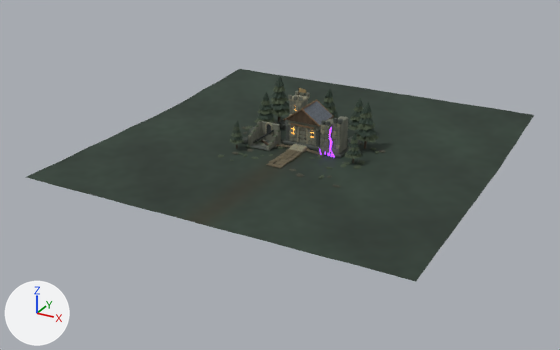
A saved change to the Blender file Unity/Assets/Art_Reboot/Phase1/Source~/Reboot_Pilot.blend.
Camera for both pictures: a 50 mm lens placed at (42.3, -82.7, 36.7), pointed at (-1.2, -3.6, -2.8). The axes (+X, +Y, +Z) are drawn at lower left. The lights are the same throughout. The first picture is the older version.

The older version as bpy lines, for what is in view:
```python
me_continuous_forest_floor = bpy.data.meshes.new('Continuous forest floor')
me_continuous_forest_floor.from_pydata(...)  # 7273 vertices, 7896 faces; spans x -24.0..24.0, y -24.0..24.0, z -0.6..7.0
me_continuous_forest_floor.materials.append(mat_reboot_atlas)
me_cube_142 = bpy.data.meshes.new('Cube.142')
me_cube_142.from_pydata(...)  # 875 vertices, 1119 faces; spans x -6.18..-2.58, y -3.73..0.18, z -0.21..2.73
me_cube_142.materials.append(mat_reboot_atlas)
me_cube_165 = bpy.data.meshes.new('Cube.165')
me_cube_165.from_pydata(...)  # 966 vertices, 1068 faces; spans x 2.44..5.93, y -1.67..1.95, z -0.14..4.85
# faces by material slot: [1018, 50]
me_cube_165.materials.append(mat_reboot_atlas)
me_cube_165.materials.append(mat_reboot_light)
ob_02_roofless_ruin = bpy.data.objects.new('02_Roofless_Ruin', me_cube_142)
ob_02_roofless_ruin.location = (0.0, 0.0, 0.0)
ob_03_corrupted_watchtower = bpy.data.objects.new('03_Corrupted_Watchtower', me_cube_165)
ob_03_corrupted_watchtower.location = (0.0, 0.0, 0.0)
ob_terrain = bpy.data.objects.new('Terrain', me_continuous_forest_floor)
ob_terrain.location = (0.0, 0.0, 0.0)
# also in view: '01_Reclaimed_Hall' at (-0.3, 1.5, 3.3)
```
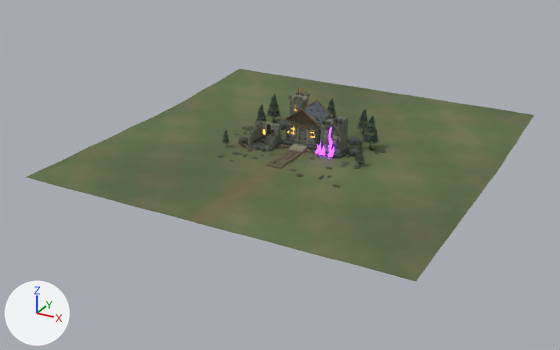
What differs and where, as boxes (x1, y1, x2, y2) in the pictures (560 x 350 px; the box of a moved part takes in the faces that stretch with it):
'03_Corrupted_Watchtower', reshaped (9% wider)
    before: (317, 116, 349, 158)
    after: (315, 116, 350, 158)
part 1 of me_continuous_forest_floor, moved or reshaped
    before: (229, 76, 379, 163)
    after: (221, 94, 379, 165)
part 2 of me_continuous_forest_floor, surface changed (lighter)
    both: (26, 69, 534, 281)
part 3 of me_cube_165, deleted
    before: (317, 129, 330, 156)
part 4 of me_cube_165, built on
    before: (336, 127, 341, 132)
    after: (315, 127, 345, 157)
part 5 of me_cube_165, recoloured
    both: (329, 127, 332, 152)

The change in detail:
Material 'Reboot_Corruption' (mat_reboot_corruption) is new.
Uses the picture img_reboot_atlas_256.
me_continuous_forest_floor is used by ob_terrain; location (0.0, 0.0, 0.0).
me_continuous_forest_floor had 7273 vertices, 7896 faces and spanned x -24.0..24.0, y -24.0..24.0, z -0.6..7.0.
me_continuous_forest_floor now has 7423 vertices, 8084 faces and spans x -24.0..24.0, y -24.0..24.0, z -0.6..4.6.
me_continuous_forest_floor part 1: 1176 vertices moved from x -8.5..9.1, y -5.3..9.4, z -0.5..7.0 to x -9.2..9.6, y -5.1..9.8, z -0.6..4.6; 39 vertices removed from x -3.8..8.1, y -2.1..-0.4, z 0.0..3.6; 39 vertices added at x -3.8..9.4, y -2.3..-0.4, z 0.0..1.7.
me_continuous_forest_floor part 2: 4405 kept faces spanning x -24.0..24.0, y -24.0..24.0, z -0.5..4.6 get new texture (UV) coordinates.
Other edits to the shape of me_continuous_forest_floor do not show in these pictures.
me_cube_165 is used by ob_03_corrupted_watchtower; location (0.0, 0.0, 0.0).
me_cube_165 had 966 vertices, 1068 faces and spanned x 2.44..5.93, y -1.67..1.95, z -0.14..4.85.
me_cube_165 now has 1036 vertices, 1146 faces and spans x 2.65..6.15, y -2.1..1.97, z -0.13..4.85.
me_cube_165 part 3: 11 loose pieces with 134 vertices, spanning x 2.44..4.7, y -1.59..1.65, z -0.14..3.16, are deleted.
me_cube_165 part 4: 32 vertices removed from x 5.1..5.69, y -0.62..1.12, z -0.12..3.74; 212 vertices added at x 2.65..6.15, y -2.1..1.97, z -0.13..3.73.
me_cube_165 part 5: 1 face spanning x 4.15..4.68, y -0.8, z 0.4..3.8 switches from mat_reboot_light to mat_reboot_corruption.
Other edits to the shape of me_cube_165 do not show in these pictures.
me_cube_165 no longer uses material mat_reboot_light.
me_cube_165 gains material mat_reboot_corruption.
